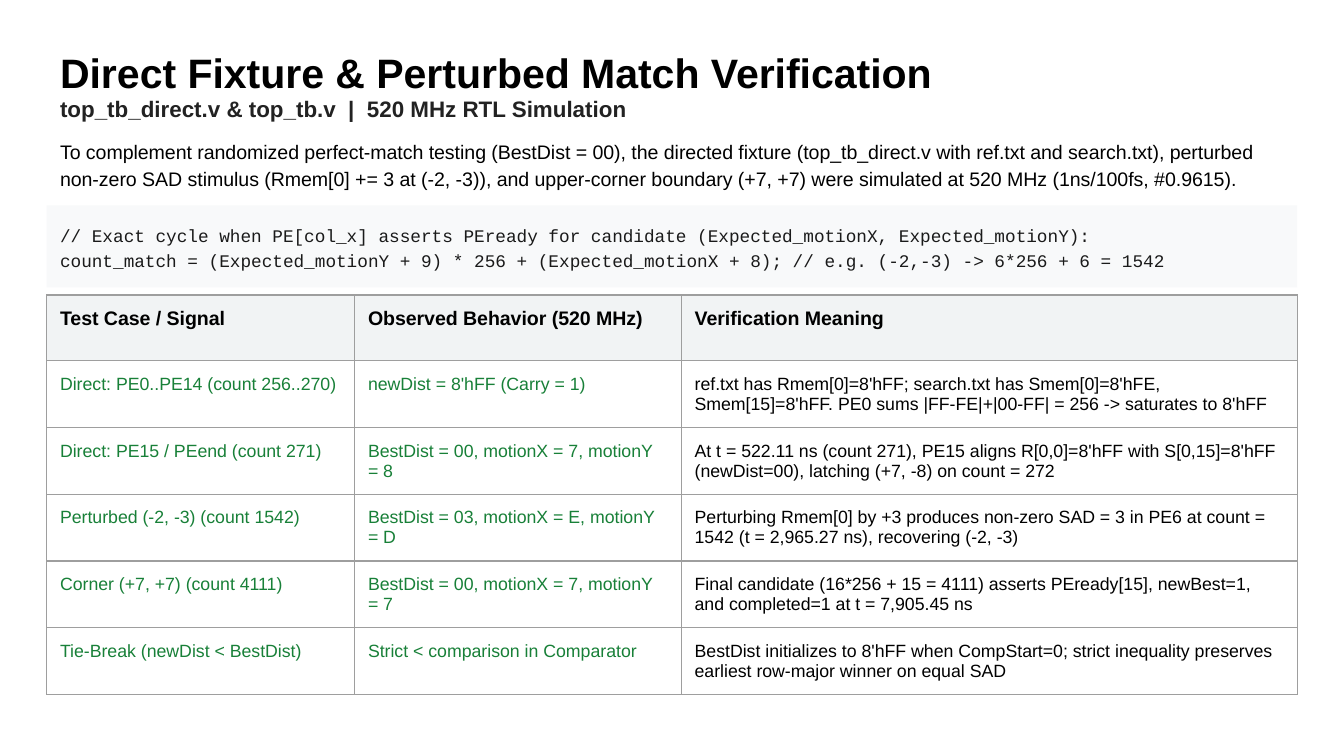
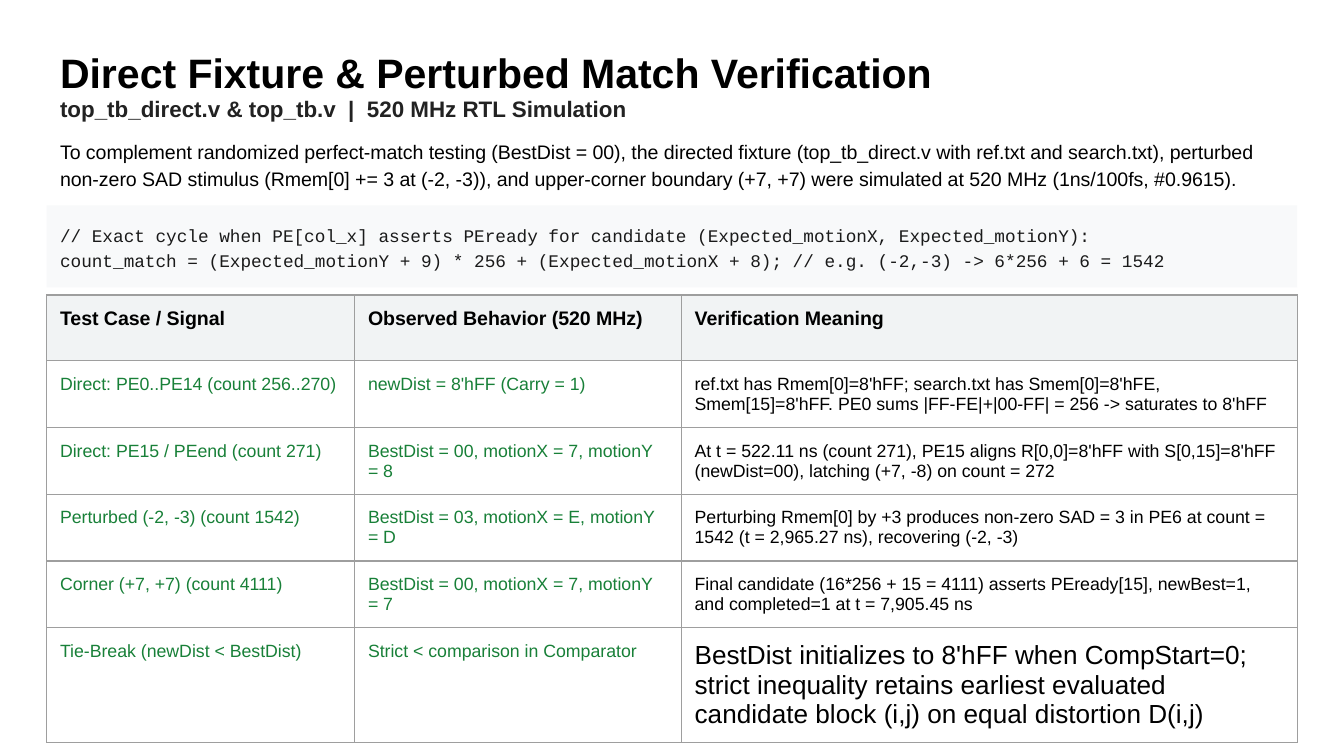
Before and after one commit to huynguyen1017/motion-estimator-asic-lab-notebook-2026, a slide deck: slide 14 of deliverables/ENGR852_V6_Motion_Estimator_Full_Team_19_Slides.pptx. Drawn at 1344x756 pixels with LibreOffice and Linux fonts; fonts in the diff are those of the drawing. Boxes give left, top, right and bottom in pixels: in the first picture for what was removed or moved away, otherwise in the second. Text is boxed around its words. In the diff, an @@ line names an element or a change of style, - is before the commit and + after.

```diff
--- a/deliverables/ENGR852_V6_Motion_Estimator_Full_Team_19_Slides.pptx
+++ b/deliverables/ENGR852_V6_Motion_Estimator_Full_Team_19_Slides.pptx
@@ table at (47, 294, 1297, 735) @@
-row 6, column 3: BestDist initializes to 8'hFF when CompStart=0; strict inequality preserves earliest row-major winner on equal SAD
+row 6, column 3: BestDist initializes to 8'hFF when CompStart=0; strict inequality retains earliest evaluated candidate block (i,j) on equal distortion D(i,j)
```
Also in this commit, not shown: 2 other slides changed, 31 other files.
